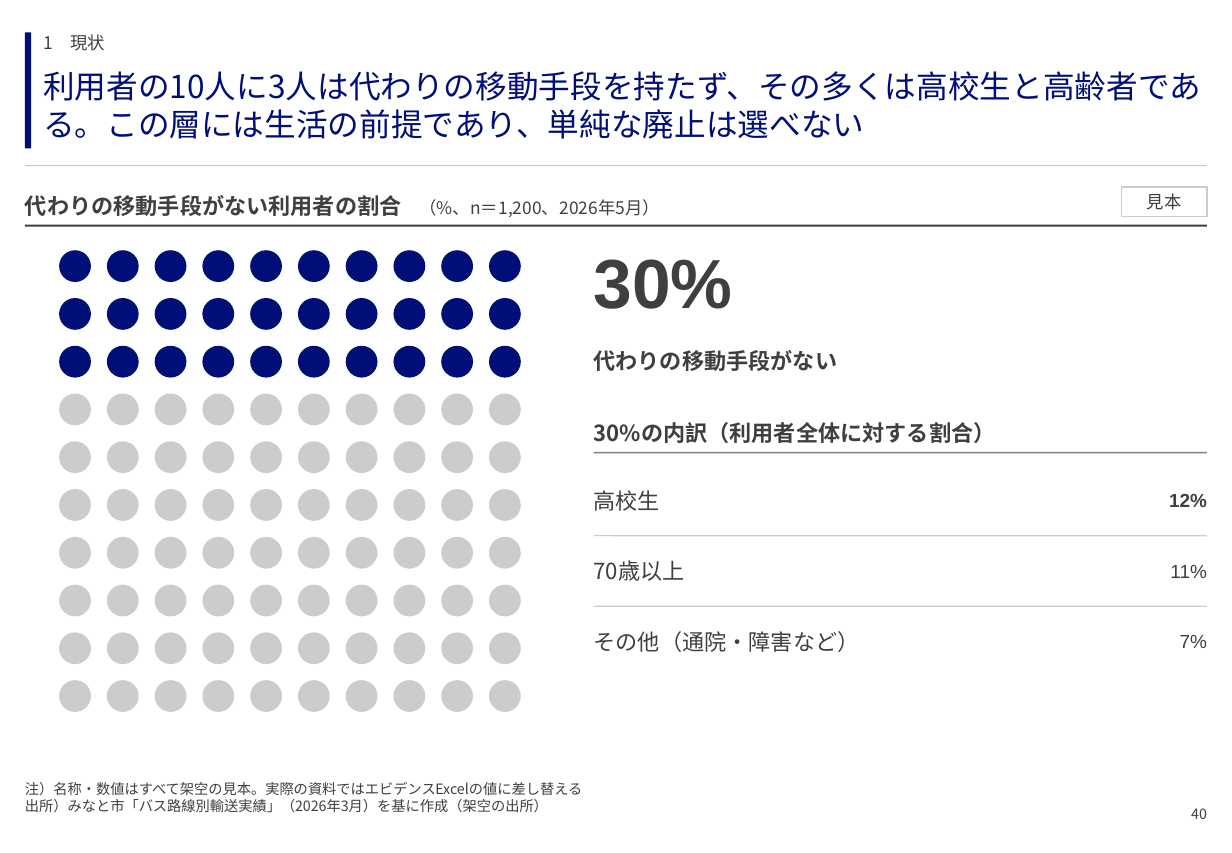
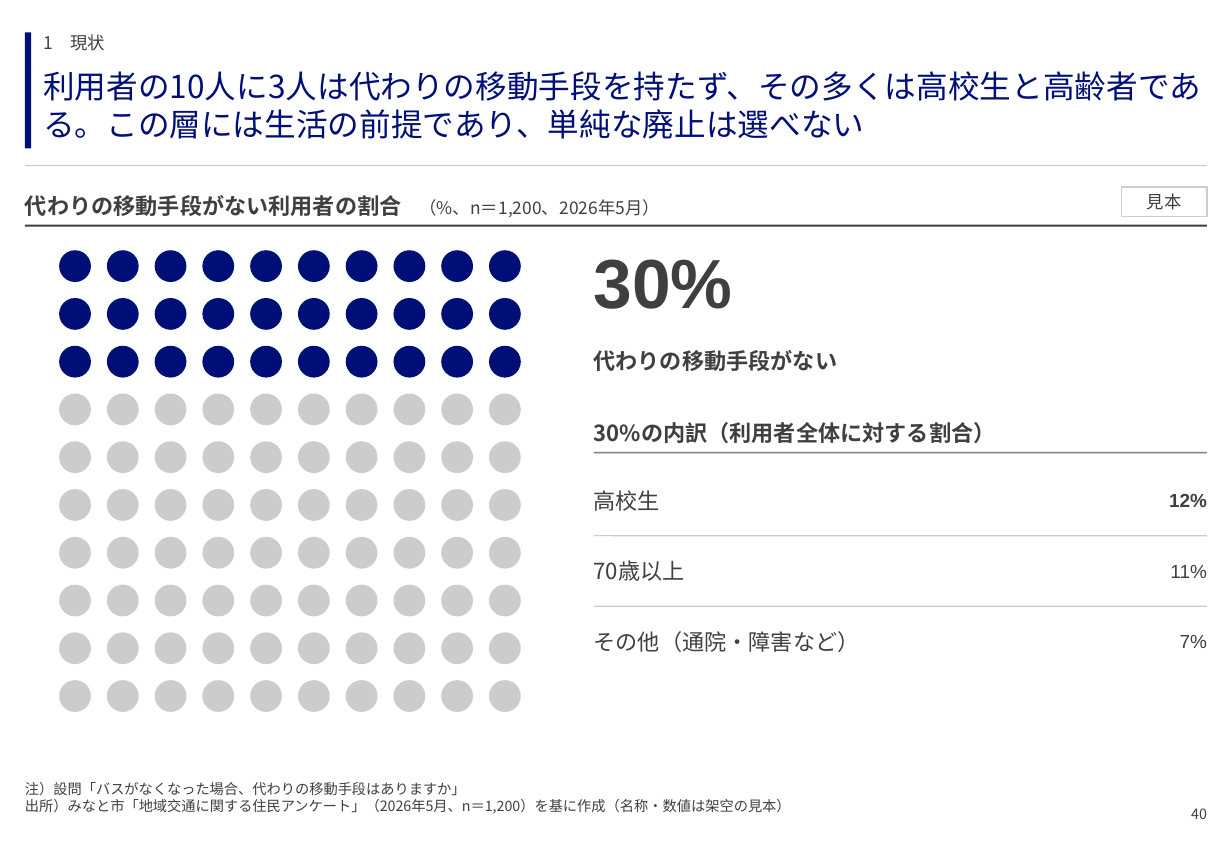
Before and after one commit to GontaHH/slide_builder, a slide deck: slide 40 of patterns/pattern-deck.pptx. Drawn at 1232x853 pixels with LibreOffice and Linux fonts; fonts in the diff are those of the drawing. Boxes give left, top, right and bottom in pixels: in the first picture for what was removed or moved away, otherwise in the second. Text is boxed around its words. In the diff, an @@ line names an element or a change of style, - is before the commit and + after.

```diff
--- a/patterns/pattern-deck.pptx
+++ b/patterns/pattern-deck.pptx
@@ text at (25, 782, 791, 814): text changed @@
-注）名称・数値はすべて架空の見本。実際の資料ではエビデンスExcelの値に差し替える
-出所）みなと市「バス路線別輸送実績」（2026年3月）を基に作成（架空の出所）
+注）設問「バスがなくなった場合、代わりの移動手段はありますか」
+出所）みなと市「地域交通に関する住民アンケート」（2026年5月、n＝1,200）を基に作成（名称・数値は架空の見本）
```
Also in this commit, not shown: 78 other slides changed, 2 other files.
